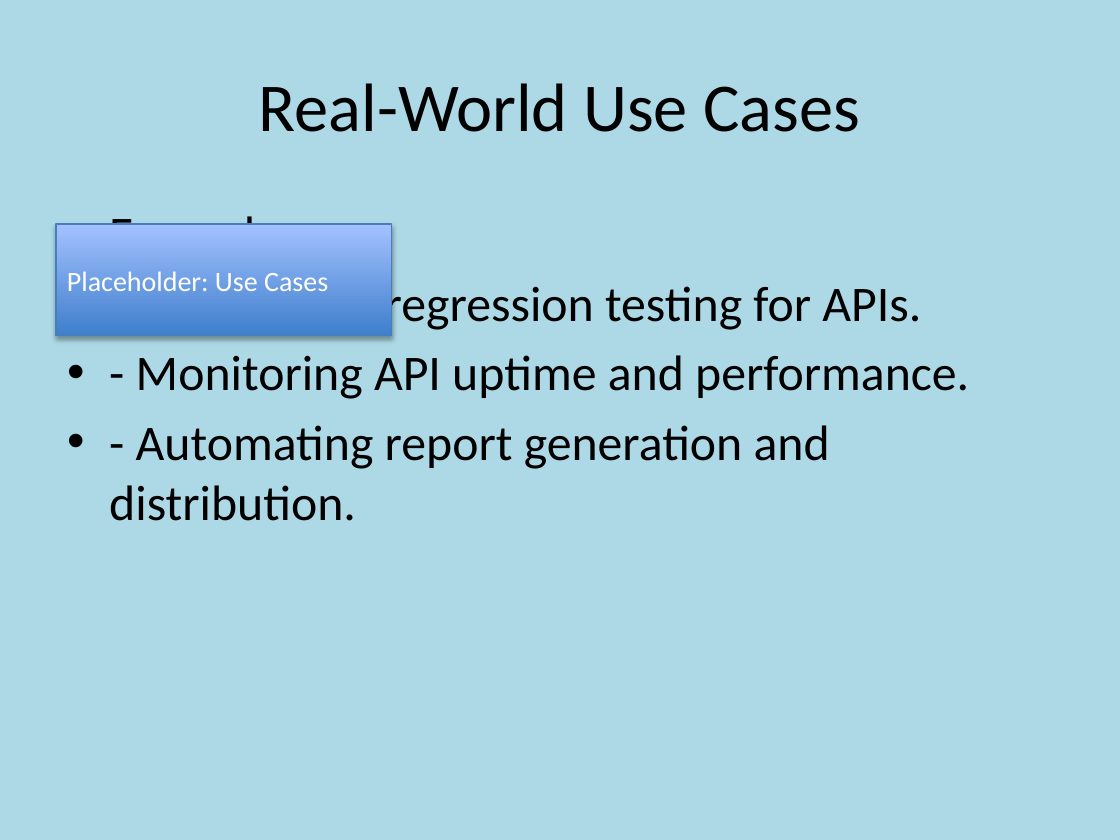
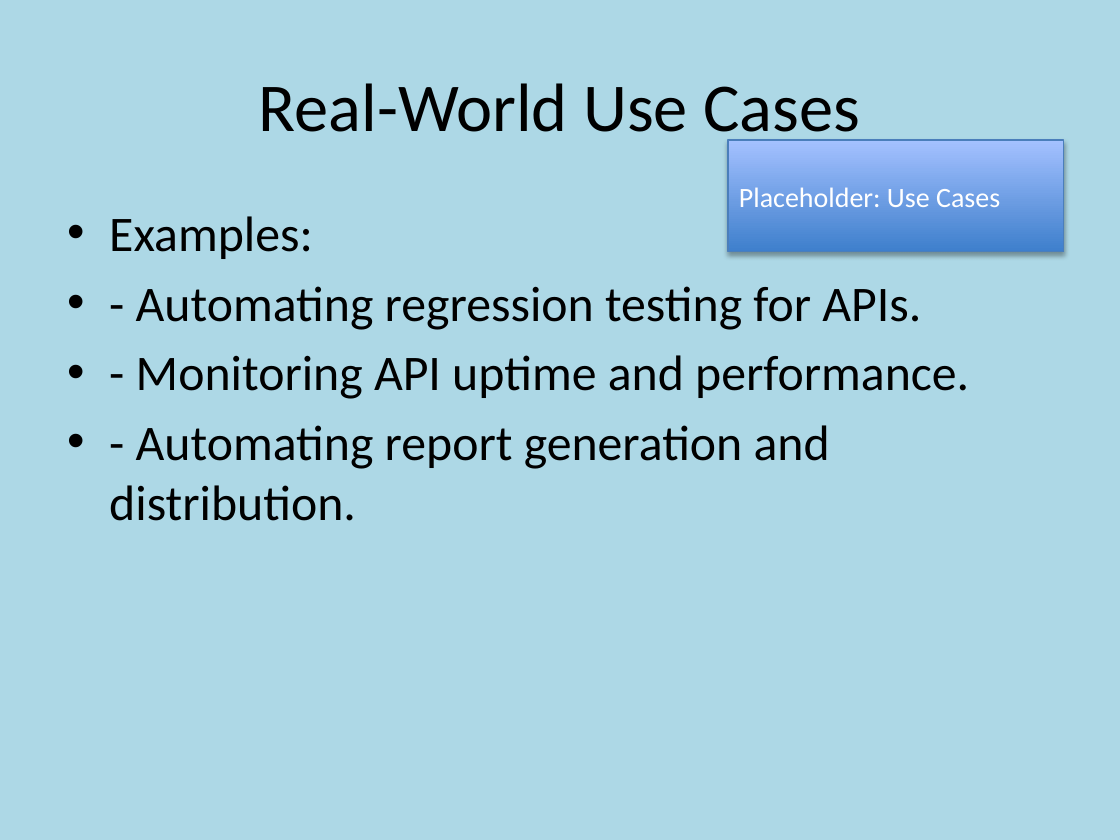
Before and after one commit to nlkishore/Python, a slide deck: slide 9 of Python/Customized_RPA_API_Testing_Presentation_with_Placeholders.pptx. Drawn at 1120x840 pixels with LibreOffice and Linux fonts; fonts in the diff are those of the drawing. Boxes give left, top, right and bottom in pixels: in the first picture for what was removed or moved away, otherwise in the second. Text is boxed around its words. In the diff, an @@ line names an element or a change of style, - is before the commit and + after.

```diff
--- a/Python/Customized_RPA_API_Testing_Presentation_with_Placeholders.pptx
+++ b/Python/Customized_RPA_API_Testing_Presentation_with_Placeholders.pptx
@@ rectangle "Placeholder: Use Cases": place and size @@
-rectangle "Placeholder: Use Cases" at bbox=[56, 224, 392, 336]
+rectangle "Placeholder: Use Cases" at bbox=[728, 140, 1064, 252]
```
Also in this commit, not shown: 9 other slides changed, 1 slide added, 1 other file.
